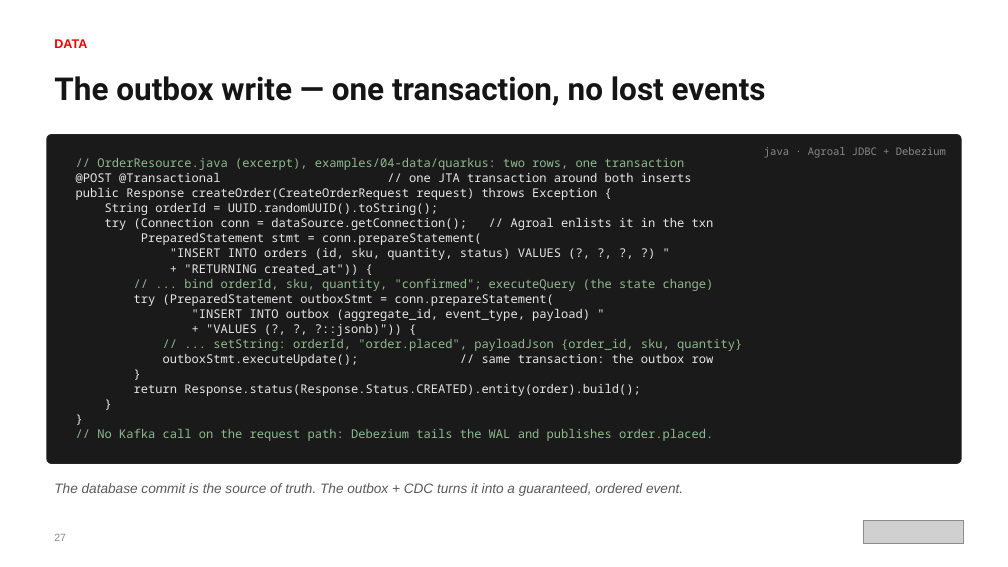
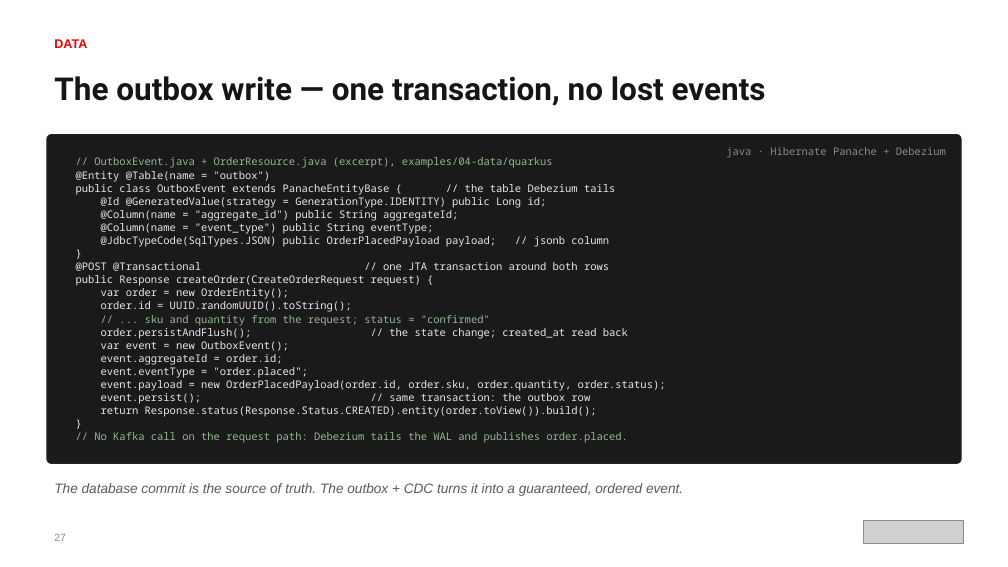
Before and after one commit to patterncatalyst/cloud-native-design-patterns, a slide deck: slide 32 of lgtm-presentation/Designing-Cloud-Native-APIs-Quarkus.pptx. Drawn at 1008x567 pixels with LibreOffice and Linux fonts; fonts in the diff are those of the drawing; grey boxes stand for pictures. Boxes give left, top, right and bottom in pixels: in the first picture for what was removed or moved away, otherwise in the second. Text is boxed around its words. In the diff, an @@ line names an element or a change of style, - is before the commit and + after.

Commit message:
docs(deck): Quarkus deck follows the idiomatic examples (S13)

```diff
--- a/lgtm-presentation/Designing-Cloud-Native-APIs-Quarkus.pptx
+++ b/lgtm-presentation/Designing-Cloud-Native-APIs-Quarkus.pptx
@@ text at <box>726,147,946,158</box>: text changed @@
-java · Agroal JDBC + Debezium
+java · Hibernate Panache + Debezium
@@ text at <box>76,157,615,247</box>: text changed; size 11.5 to 10 pt @@
-// OrderResource.java (excerpt), examples/04-data/quarkus: two rows, one transaction
-@POST @Transactional // one JTA transaction around both inserts
-public Response createOrder(CreateOrderRequest request) throws Exception {
-String orderId = UUID.randomUUID().toString();
-try (Connection conn = dataSource.getConnection(); // Agroal enlists it in the txn
-PreparedStatement stmt = conn.prepareStatement(
-"INSERT INTO orders (id, sku, quantity, status) VALUES (?, ?, ?, ?) "
-+ "RETURNING created_at")) {
-// ... bind orderId, sku, quantity, "confirmed"; executeQuery (the state change)
-try (PreparedStatement outboxStmt = conn.prepareStatement(
-"INSERT INTO outbox (aggregate_id, event_type, payload) "
-+ "VALUES (?, ?, ?::jsonb)")) {
-// ... setString: orderId, "order.placed", payloadJson {order_id, sku, quantity}
-outboxStmt.executeUpdate(); // same transaction: the outbox row
+// OutboxEvent.java + OrderResource.java (excerpt), examples/04-data/quarkus
+@Entity @Table(name = "outbox")
+public class OutboxEvent extends PanacheEntityBase { // the table Debezium tails
+@Id @GeneratedValue(strategy = GenerationType.IDENTITY) public Long id;
+@Column(name = "aggregate_id") public String aggregateId;
+@Column(name = "event_type") public String eventType;
+@JdbcTypeCode(SqlTypes.JSON) public OrderPlacedPayload payload; // jsonb column
@@ text at <box>76,262,666,417</box>: text changed; size 11.5 to 10 pt @@
-return Response.status(Response.Status.CREATED).entity(order).build();
-}
+@POST @Transactional // one JTA transaction around both rows
+public Response createOrder(CreateOrderRequest request) {
+var order = new OrderEntity();
+order.id = UUID.randomUUID().toString();
+// ... sku and quantity from the request; status = "confirmed"
+order.persistAndFlush(); // the state change; created_at read back
+var event = new OutboxEvent();
+event.aggregateId = order.id;
+event.eventType = "order.placed";
+event.payload = new OrderPlacedPayload(order.id, order.sku, order.quantity, order.status);
+event.persist(); // same transaction: the outbox row
+return Response.status(Response.Status.CREATED).entity(order.toView()).build();
@@ text at <box>94,432,628,443</box>: size 11.5 to 10 pt in "}", "}", "// No Kafka call on the request ..." @@
```
Also in this commit, not shown: 17 other slides changed, 2 other files.
